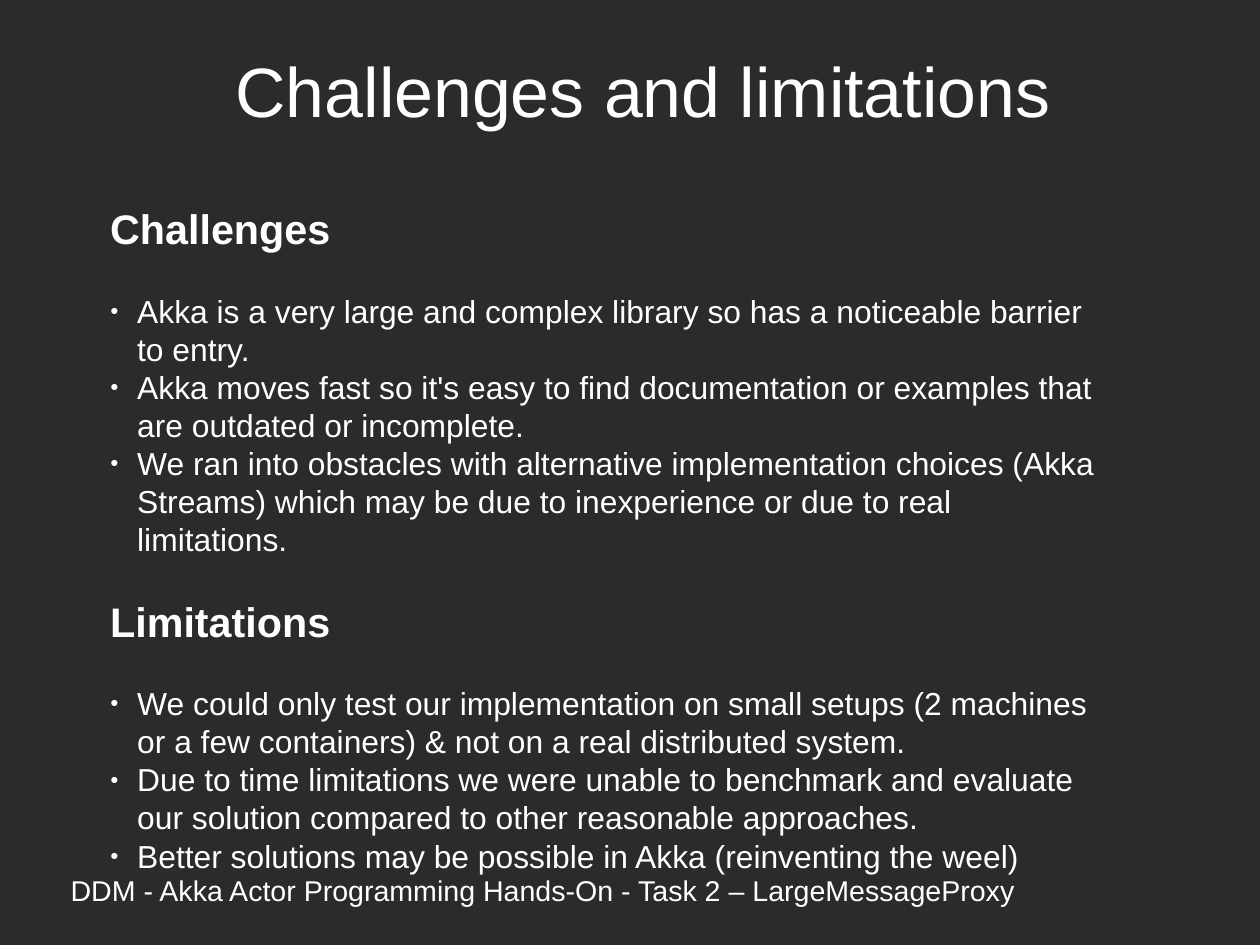
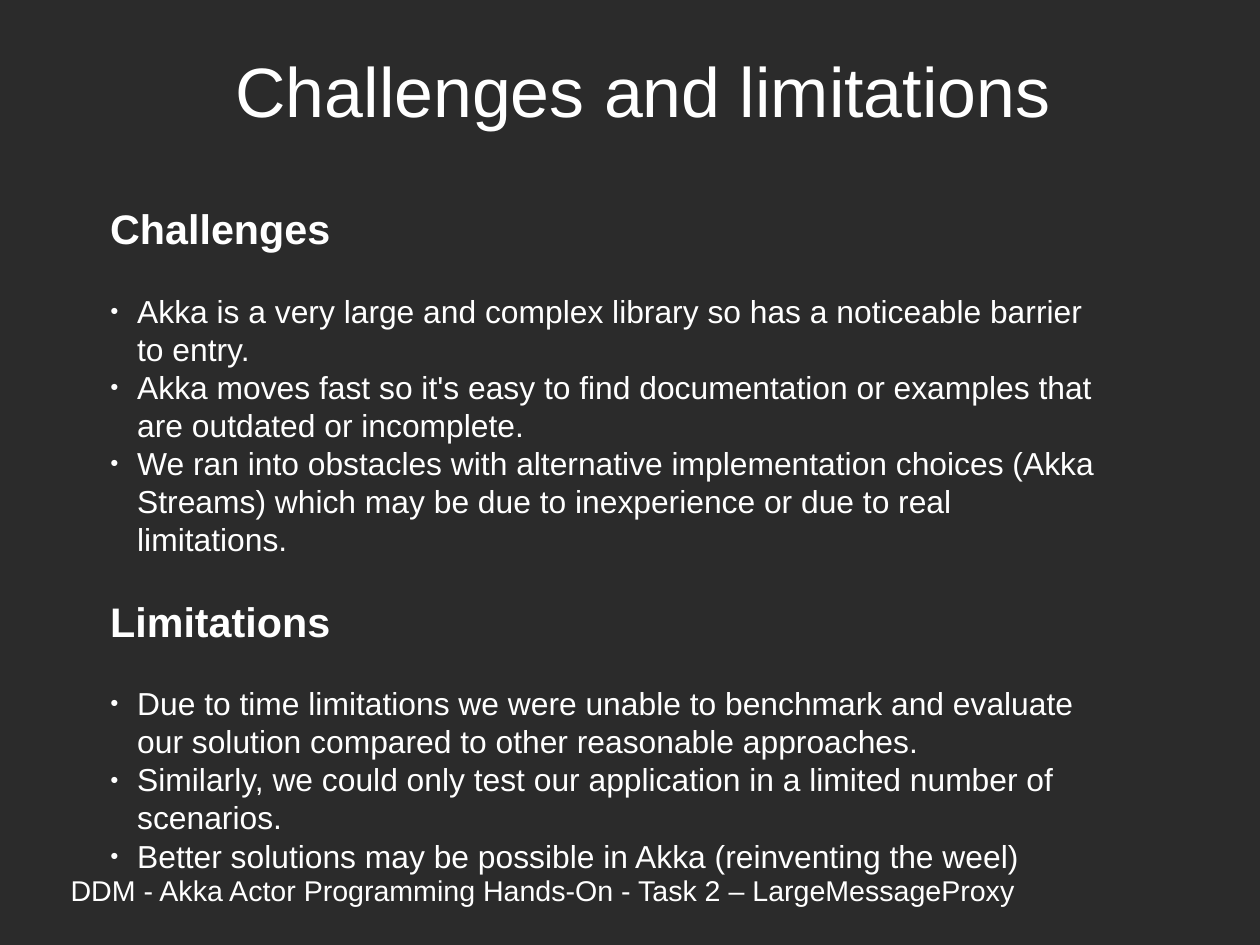
Before and after one commit to BraunTom/DistributedDataManagement, a slide deck: slide 10 of ddm-lmp/assignment2/design.odp. Drawn at 1260x945 pixels with LibreOffice and Linux fonts; fonts in the diff are those of the drawing; background and template pictures are left out; a plain dark background stands for a picture behind light text. Boxes give left, top, right and bottom in pixels: in the first picture for what was removed or moved away, otherwise in the second. Text is boxed around its words. In the diff, an @@ line names an element or a change of style, - is before the commit and + after.

Commit message:
Small fixes in the slides.

```diff
--- a/ddm-lmp/assignment2/design.odp
+++ b/ddm-lmp/assignment2/design.odp
@@ text at (137,692,1087,759): paragraph removed @@
-● We could only test our implementation on small setups (2 machines or a few containers) & not on a real distributed system.
@@ text at (137,768,1052,830): paragraph added @@
+● Similarly, we could only test our application in a limited number of scenarios.
```
Also in this commit, not shown: 3 other files.
